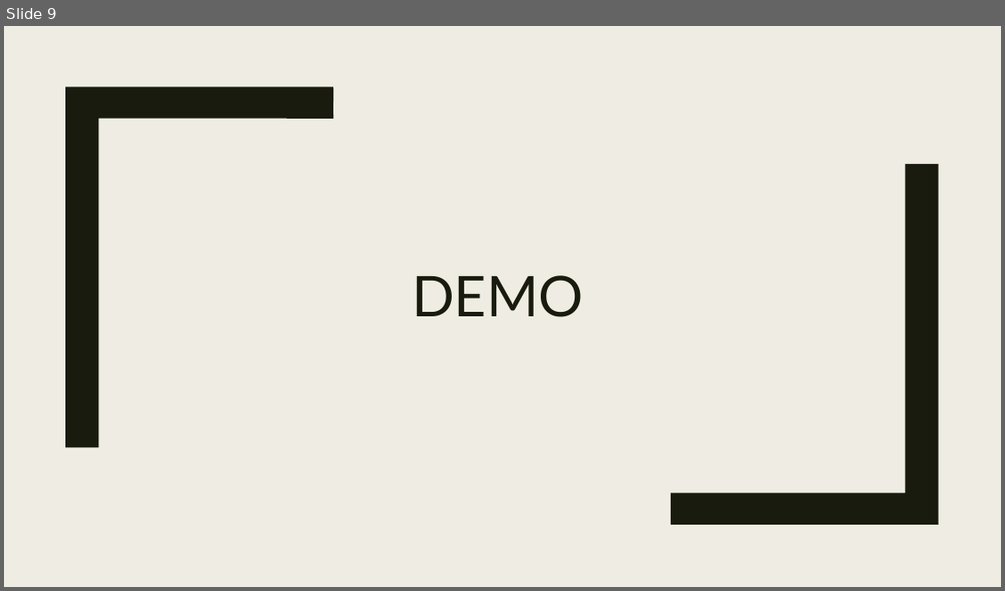
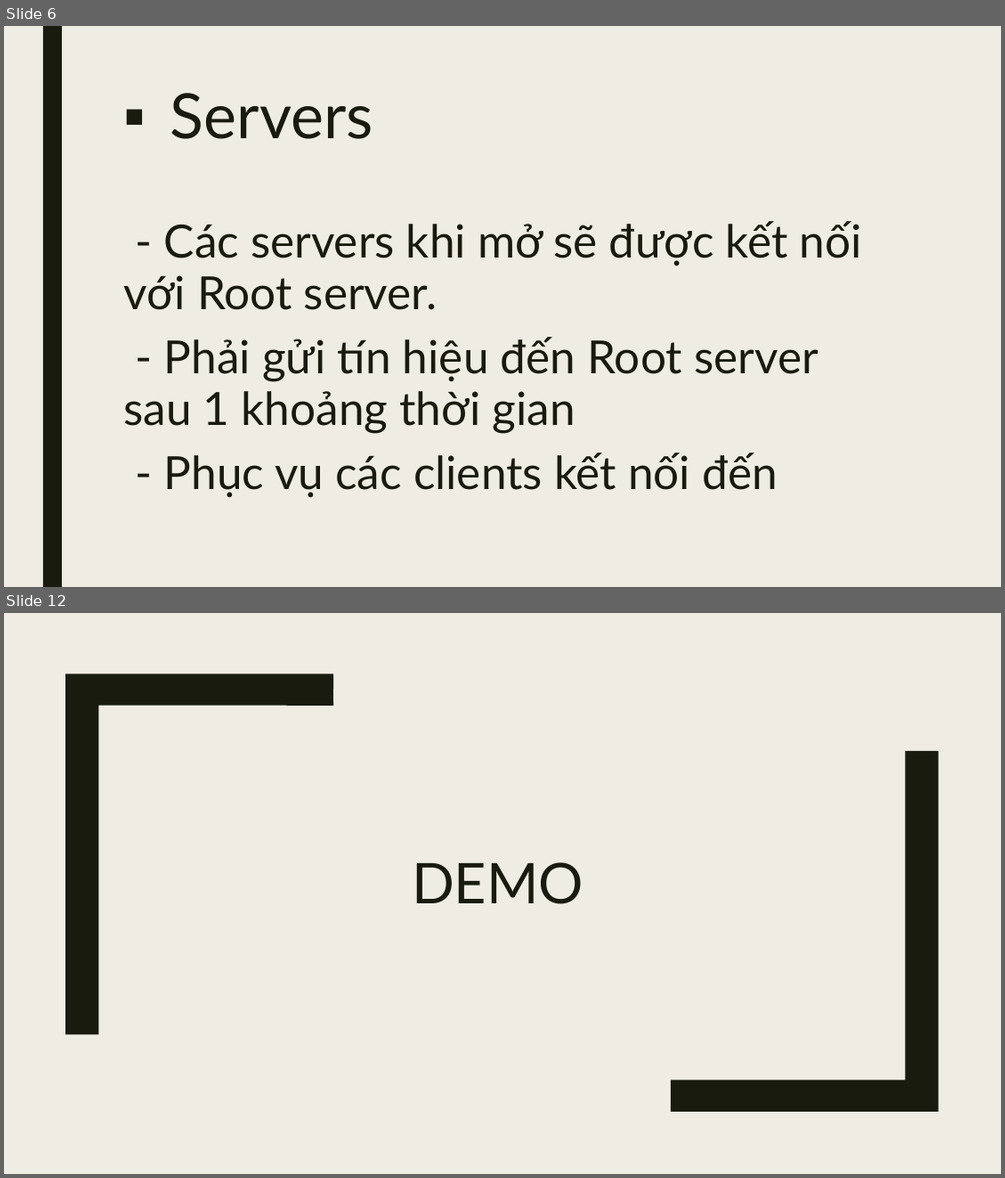
Before and after one commit to znqt/LTM_Proj, a slide deck: Load balancing.pptx. Shown one above the other, each under a label of ours: slide 9 before the commit, slides 6 and 12 after it; the slides between them are not shown. The pictures are 1005x591 and 1005x1178 pixels, drawn with LibreOffice and Linux fonts; fonts in the diff are those of the drawing. Boxes give left, top, right and bottom in pixels: in the first picture for what was removed or moved away, otherwise in the second. Text is boxed around its words. In the diff, an @@ line names an element or a change of style, - is before the commit and + after.

```diff
--- a/Load balancing.pptx
+++ b/Load balancing.pptx
@@ slide 6 added at [4,26,1001,587], background #EFEDE3 @@
@@ rectangle added at [43,26,62,587], fill #191B0E @@
@@ title added at [170,93,373,139], 60 pt, text #191B0E @@
+▪ Servers
@@ text added at [123,221,862,497], 44 pt, text #191B0E @@
+- Các servers khi mở sẽ được kết nối với Root server.
+- Phải gửi tín hiệu đến Root server sau 1 khoảng thời gian
+- Phục vụ các clients kết nối đến
@@ what was slide 9 is now slide 12 @@
```
Also in this commit, not shown: 4 slides changed, 6 other slides added, 4 slides removed.
